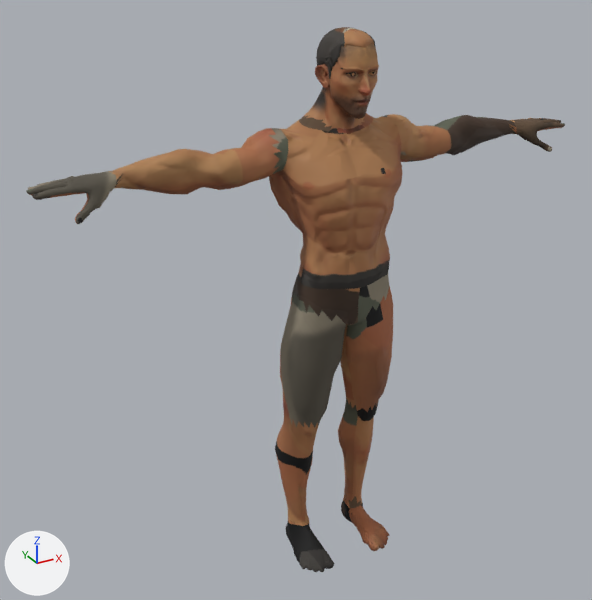
The glTF model modely/postavy/hrdinove/muz_telo.gltf: old version first, new version second.
Camera for both pictures: a camera (50 mm lens) standing at (-1.31, -2.06, 2.04) and looking at (-0.11, 0.11, 0.96). Arrows for +X, +Y and +Z are at lower left; the lights stay in place. The first picture is the older version. Vertices at exactly the same position are counted once.

Script lines for the objects in view, before the commit:
```python
ob_muz_hair_buzzed = bpy.data.objects.new('muz_hair_buzzed', me_cylinder_002)
ob_muz_hair_buzzed.location = (0.0, 0.0, 0.0)
ob_muz_telo_chodidla = bpy.data.objects.new('muz_telo_chodidla', me_muz_telo_chodidla)
ob_muz_telo_chodidla.location = (0.0, 0.0, 0.0)
ob_muz_telo_dekolt = bpy.data.objects.new('muz_telo_dekolt', me_muz_telo_dekolt)
ob_muz_telo_dekolt.location = (0.0, 0.0, 0.0)
ob_muz_telo_lytka = bpy.data.objects.new('muz_telo_lytka', me_muz_telo_lytka)
ob_muz_telo_lytka.location = (0.0, 0.0, 0.0)
ob_muz_telo_paze = bpy.data.objects.new('muz_telo_paze', me_muz_telo_paze)
ob_muz_telo_paze.location = (0.0, 0.0, 0.0)
ob_muz_telo_ruce = bpy.data.objects.new('muz_telo_ruce', me_muz_telo_ruce)
ob_muz_telo_ruce.location = (0.0, 0.0, 0.0)
ob_muz_telo_stehna = bpy.data.objects.new('muz_telo_stehna', me_muz_telo_stehna)
ob_muz_telo_stehna.location = (0.0, 0.0, 0.0)
ob_muz_telo_trup = bpy.data.objects.new('muz_telo_trup', me_muz_telo_trup)
ob_muz_telo_trup.location = (0.0, 0.0, 0.0)
# also in view: 'muz_telo_hlava' at (0.0, 0.01, 1.67)
```
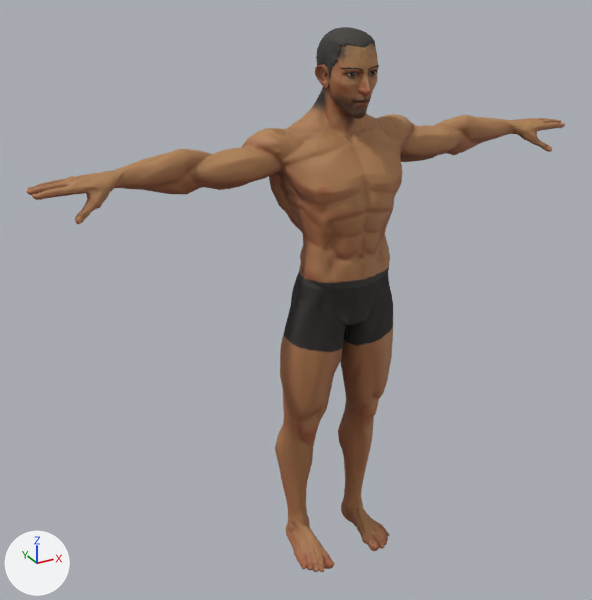
What differs and where, as boxes [x1, y1, x2, y2] in the pictures (592 x 600 px):
part 1 of me_cylinder_002, surface changed (brown to grey)
    both: [328, 27, 376, 71]
part 2 of me_muz_telo_chodidla, surface changed (black to brown)
    both: [285, 494, 388, 572]
part 3 of me_muz_telo_lytka, surface changed
    both: [275, 399, 379, 525]
part 4 of me_muz_telo_paze, surface changed
    both: [109, 114, 516, 189]
part 5 of me_muz_telo_ruce, surface changed
    both: [26, 118, 565, 224]
part 6 of me_muz_telo_stehna, surface changed
    both: [280, 287, 393, 428]
part 7 of me_muz_telo_trup, reshaped
    before: [283, 113, 402, 187]
    after: [283, 115, 402, 187]
part 8 of me_muz_telo_trup, surface changed
    both: [269, 115, 409, 325]

What the commit changed:
me_cylinder_002 has 466 vertices, 830 faces and spans x -0.077..0.077, y -0.083..0.108, z 1.644..1.814.
me_cylinder_002 is used by ob_muz_hair_buzzed; location (0.0, 0.0, 0.0).
me_cylinder_002 part 1: texture (UV) coordinates of 830 of 830 faces, centred in x -0.077..0.077, y -0.08..0.107, z 1.647..1.813, changed; they spanned u 0.74..0.91, v 0.67..0.91 and now span u 0.78..0.96, v 0.72..0.96.
me_muz_telo_chodidla has 460 vertices, 798 faces and spans x -0.186..0.186, y -0.128..0.142, z -0.01..0.137.
me_muz_telo_chodidla is used by ob_muz_telo_chodidla; location (0.0, 0.0, 0.0).
me_muz_telo_chodidla part 2: texture (UV) coordinates of 798 of 798 faces, centred in x -0.185..0.185, y -0.126..0.141, z -0.008..0.107, changed; they spanned u 0.01..0.97, v 0.01..0.99 and now span u 0.01..0.92, v 0.16..0.99.
me_muz_telo_lytka has 393 vertices, 606 faces and spans x -0.191..0.191, y -0.031..0.161, z 0.055..0.577.
me_muz_telo_lytka is used by ob_muz_telo_lytka; location (0.0, 0.0, 0.0).
me_muz_telo_lytka part 3: texture (UV) coordinates of 606 of 606 faces, centred in x -0.19..0.19, y -0.027..0.158, z 0.067..0.555, changed; they spanned u 0.01..0.89, v 0.37..0.99 and now span u 0.01..0.87, v 0.26..0.99.
me_muz_telo_paze has 445 vertices, 746 faces and spans x -0.721..0.721, y 0.003..0.16, z 1.365..1.539.
me_muz_telo_paze is used by ob_muz_telo_paze; location (0.0, 0.0, 0.0).
me_muz_telo_paze part 4: texture (UV) coordinates of 742 of 746 faces, centred in x -0.71..0.71, y 0.004..0.159, z 1.367..1.535, changed; they spanned u 0.01..0.96, v 0.16..0.99 and now span u 0.03..0.96, v 0.01..0.99.
me_muz_telo_ruce has 1181 vertices, 2010 faces and spans x -0.93..0.93, y -0.03..0.11, z 1.37..1.47.
me_muz_telo_ruce is used by ob_muz_telo_ruce; location (0.0, 0.0, 0.0).
me_muz_telo_ruce part 5: texture (UV) coordinates of 2010 of 2010 faces, centred in x -0.93..0.93, y -0.03..0.11, z 1.37..1.47, changed; they spanned u 0.01..0.95, v 0.01..0.83 and now span u 0.01..0.97, v 0.16..0.85.
me_muz_telo_stehna has 318 vertices, 474 faces and spans x -0.195..0.195, y -0.091..0.141, z 0.523..1.022.
me_muz_telo_stehna is used by ob_muz_telo_stehna; location (0.0, 0.0, 0.0).
me_muz_telo_stehna part 6: texture (UV) coordinates of 474 of 474 faces, centred in x -0.194..0.194, y -0.076..0.138, z 0.543..1.008, changed; they spanned u 0.18..0.84, v 0.7..0.85 and now span u 0.09..0.49, v 0.62..0.78.
me_muz_telo_trup is used by ob_muz_telo_trup; location (0.0, 0.0, 0.0).
me_muz_telo_trup had 619 vertices, 946 faces and spanned x -0.242..0.242, y -0.127..0.163, z 0.89..1.566.
me_muz_telo_trup now has 574 vertices, 882 faces and spans x -0.242..0.242, y -0.127..0.163, z 0.89..1.557.
me_muz_telo_trup part 7: 4 vertices moved from x -0.091..0.091, y 0.045..0.154, z 1.473..1.562 to x -0.105..0.105, y 0.051..0.149, z 1.488..1.553; 68 vertices removed from x -0.168..0.168, y -0.068..0.162, z 1.42..1.566; 29 vertices added at x -0.168..0.168, y -0.038..0.16, z 1.408..1.549.
me_muz_telo_trup part 8: 257 kept faces spanning x -0.242..0.242, y -0.101..0.148, z 0.89..1.557 get new texture (UV) coordinates.
Other edits to the shape of me_muz_telo_trup do not show in these pictures.
